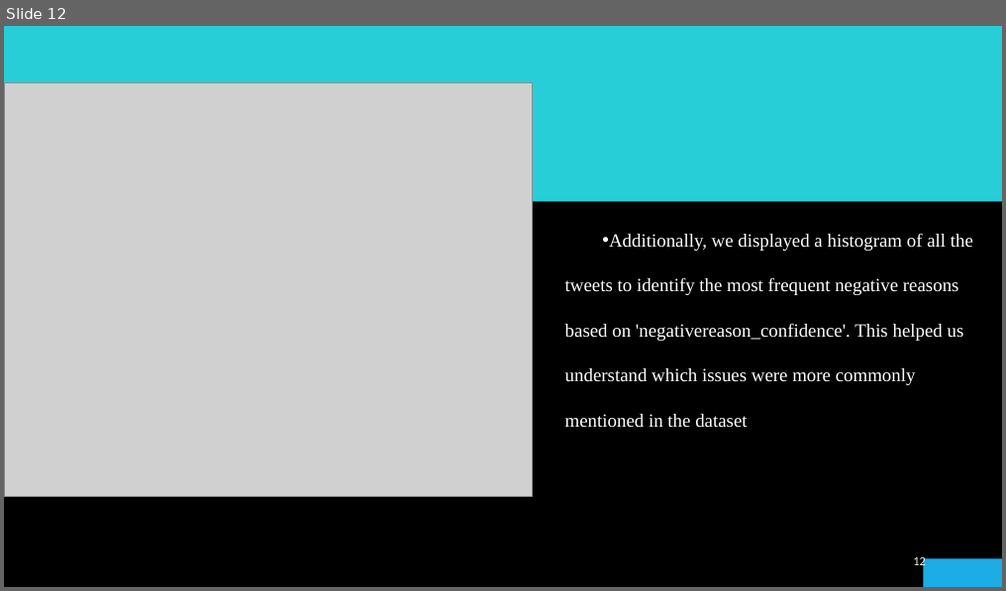
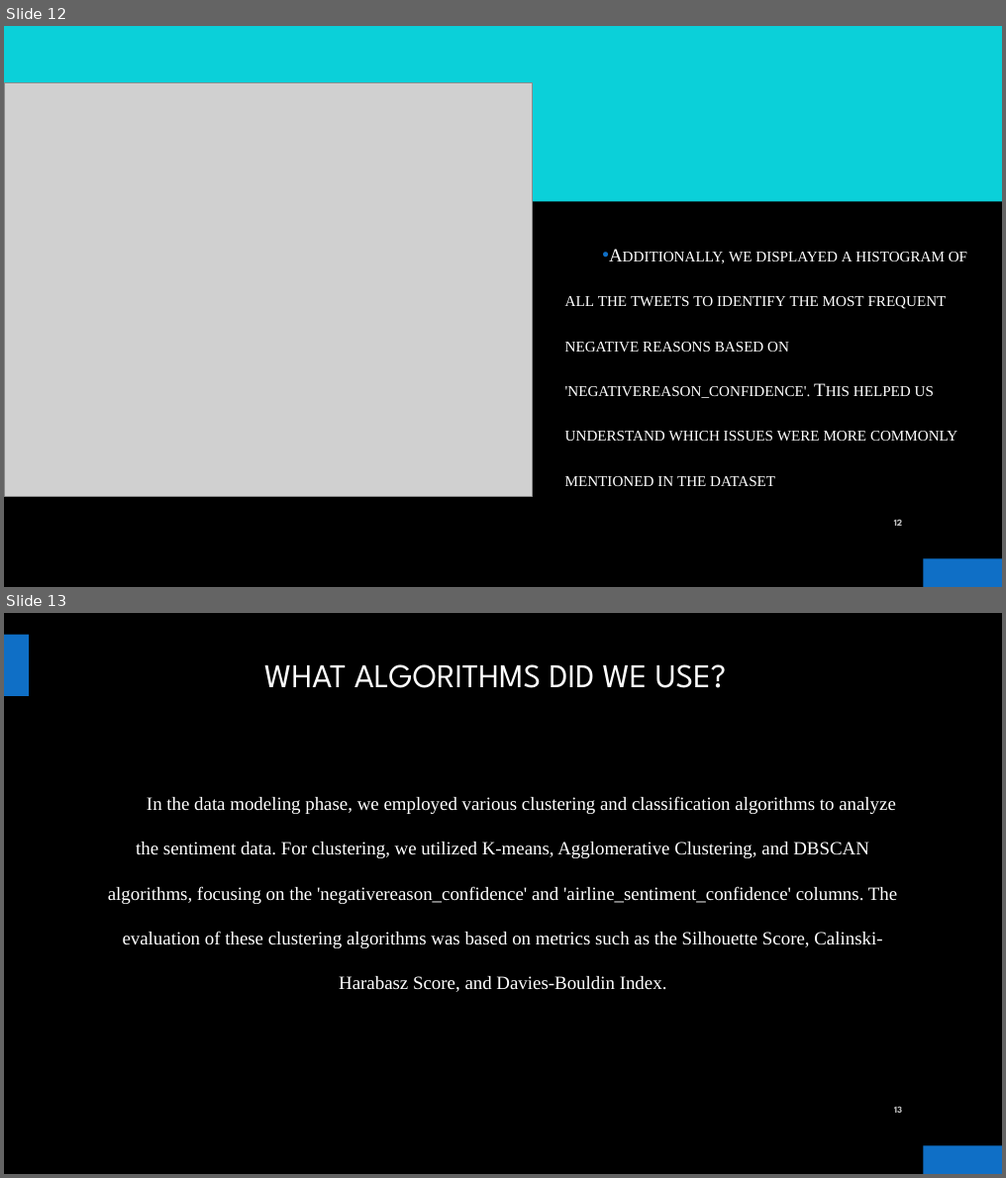
Before and after one commit to ElDon2308/Airline-Sentiment-Analysis, a slide deck: Airline Sentiment Analysis Presentation.pptx. Shown one above the other, each under a label of ours: slide 12 before the commit, slides 12 and 13 after it. The pictures are 1006x591 and 1006x1178 pixels, drawn with LibreOffice and Linux fonts; fonts in the diff are those of the drawing; grey boxes stand for pictures; background and template pictures are left out. Boxes give left, top, right and bottom in pixels: in the first picture for what was removed or moved away, otherwise in the second. Text is boxed around its words. In the diff, an @@ line names an element or a change of style, - is before the commit and + after.

```diff
--- a/Airline Sentiment Analysis Presentation.pptx
+++ b/Airline Sentiment Analysis Presentation.pptx
@@ slide 13 added at <box>4,613,1002,1174</box>, background picture (left out); not listed: 2 template elements that a slide beside it also shows @@
@@ title added at <box>264,664,727,688</box>, 32 pt, text #FFFFFF @@
+WHAT ALGORITHMS DID WE USE?
@@ text added at <box>108,796,897,992</box>, 18 pt, text #FFFFFF @@
+In the data modeling phase, we employed various clustering and classification algorithms to analyze the sentiment data. For clustering, we utilized K-means, Agglomerative Clustering, and DBSCAN algorithms, focusing on the 'negativereason_confidence' and 'airline_sentiment_confidence' columns. The evaluation of these clustering algorithms was based on metrics such as the Silhouette Score, Calinski-Harabasz Score, and Davies-Bouldin Index.
@@ page number added at <box>894,1106,902,1113</box>, 9 pt, text #BFBFBF, bold @@
+13
@@ slide 12 changed as well @@
@@ rectangle at <box>4,47,29,109</box>: fill #1CADE4 to #0F6FC6 @@
@@ rectangle at <box>4,26,1002,202</box>: fill #27CED7 to #0BD0D9 @@
@@ text "Additionally, we displayed a histogram ..." at <box>565,252,967,486</box>: small capitals on; vertical alignment top to middle @@
@@ page number: place and size @@
-page number at <box>913,558,926,570</box>
+page number at <box>894,519,902,526</box>
@@ page number at <box>894,519,902,526</box>: size 12 to 9 pt, font Calibri to League Spartan, text colour gradient #9E9E9E to #EDEDED to #FFFFFF to #BFBFBF, bold on @@
@@ rectangle at <box>924,559,1002,587</box>: fill #1CADE4 to #0F6FC6 @@
```
Also in this commit, not shown: 13 other slides changed, 4 other slides added, 1 slide removed.
